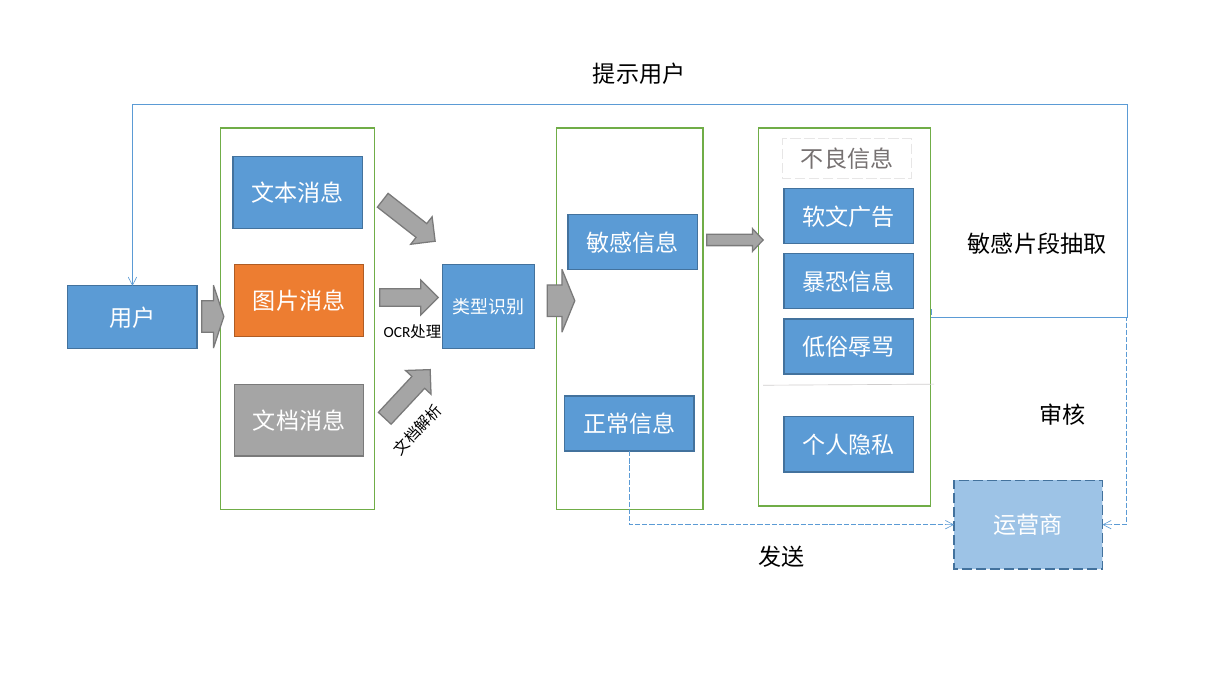
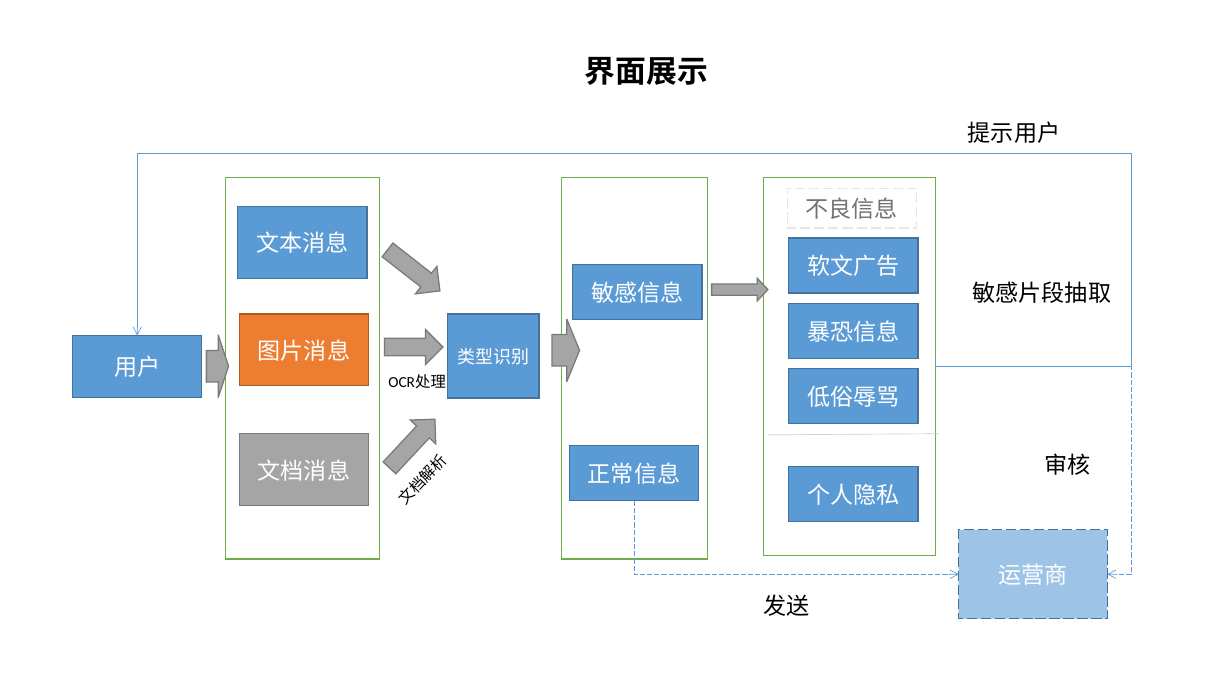
Before and after one commit to KATEhuang920909/qiji_compet, a slide deck: slide 1 of 流程图.pptx. Drawn at 1232x693 pixels with LibreOffice and Linux fonts; fonts in the diff are those of the drawing. Boxes give left, top, right and bottom in pixels: in the first picture for what was removed or moved away, otherwise in the second. Text is boxed around its words. In the diff, an @@ line names an element or a change of style, - is before the commit and + after.

```diff
--- a/流程图.pptx
+++ b/流程图.pptx
@@ text added at <box>585,57,708,85</box>, 24 pt, text #000000, bold @@
+界面展示
@@ text "提示用户": place and size @@
-text "提示用户" at <box>593,62,685,84</box>
+text "提示用户" at <box>968,121,1060,143</box>
@@ 16 rectangles, 6 right arrows, 5 texts, 3 elbow arrows, 1 line: place and size @@
-16 rectangles, 6 right arrows, 5 texts, 3 elbow arrows, 1 line at <box>67,104,1128,569</box>
+16 rectangles, 6 right arrows, 5 texts, 3 elbow arrows, 1 line at <box>73,153,1132,618</box>
```
Also in this commit, not shown: 1 other slide changed, 3 slides added, 1 slide removed, 9 other files.
